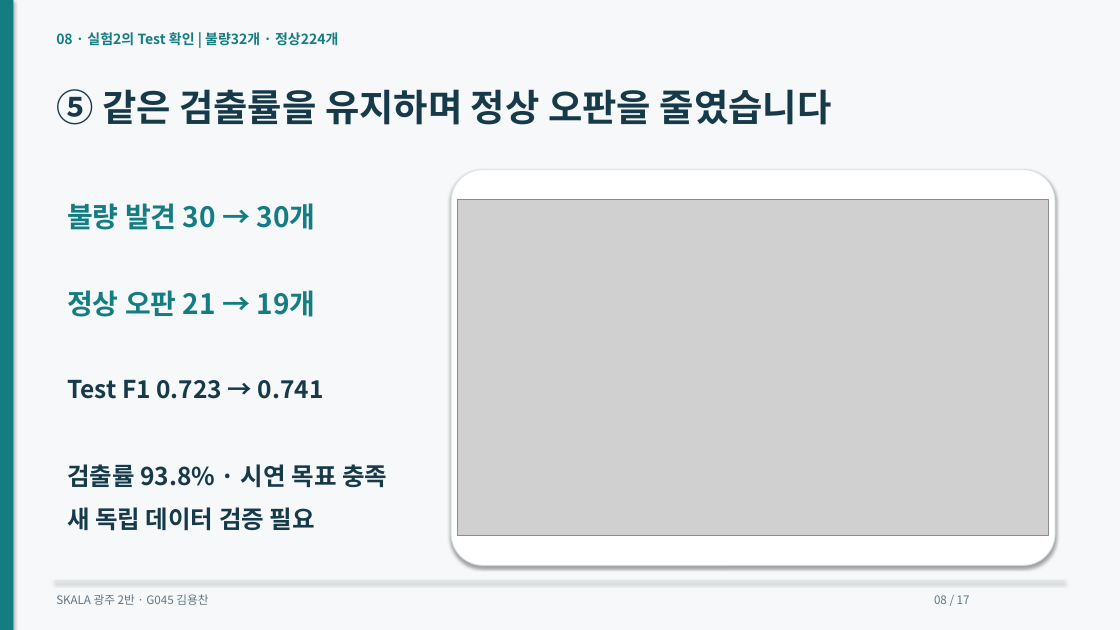
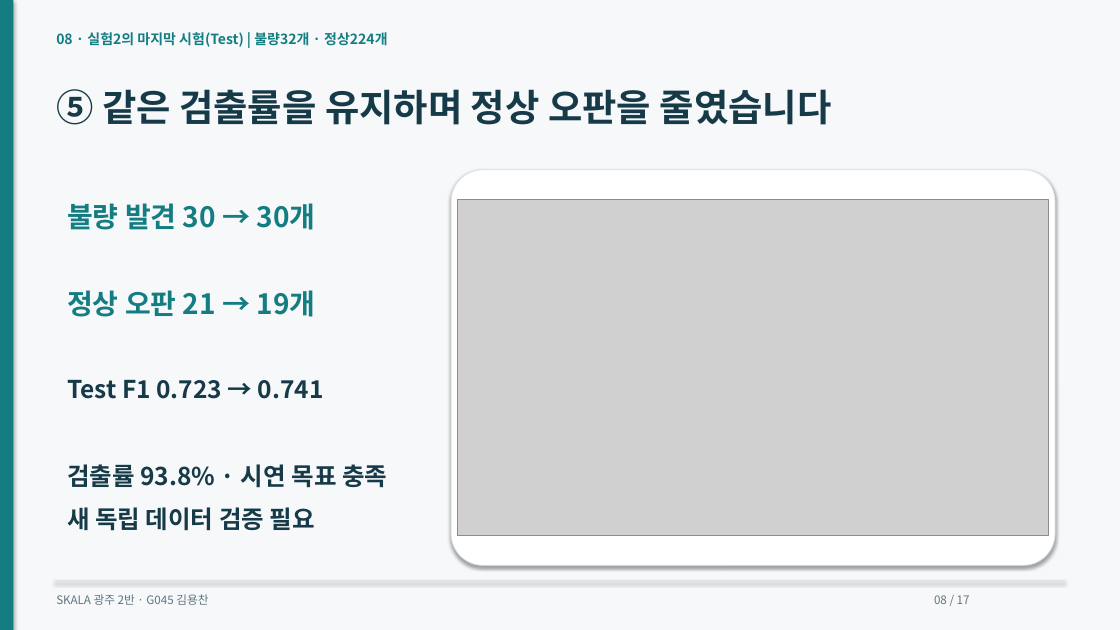
Before and after one commit to dragonchan95/Semiconductor-AI-Agent, a slide deck: slide 8 of docs/G045_Semiconductor_Agent.pptx. Drawn at 1120x630 pixels with LibreOffice and Linux fonts; fonts in the diff are those of the drawing; grey boxes stand for pictures. Boxes give left, top, right and bottom in pixels: in the first picture for what was removed or moved away, otherwise in the second. Text is boxed around its words. In the diff, an @@ line names an element or a change of style, - is before the commit and + after.

```diff
--- a/docs/G045_Semiconductor_Agent.pptx
+++ b/docs/G045_Semiconductor_Agent.pptx
@@ text at (56, 32, 387, 47): text changed @@
-08 · 실험2의 Test 확인 | 불량32개 · 정상224개
+08 · 실험2의 마지막 시험(Test) | 불량32개 · 정상224개
```
Also in this commit, not shown: 7 other slides changed, 5 other files.
